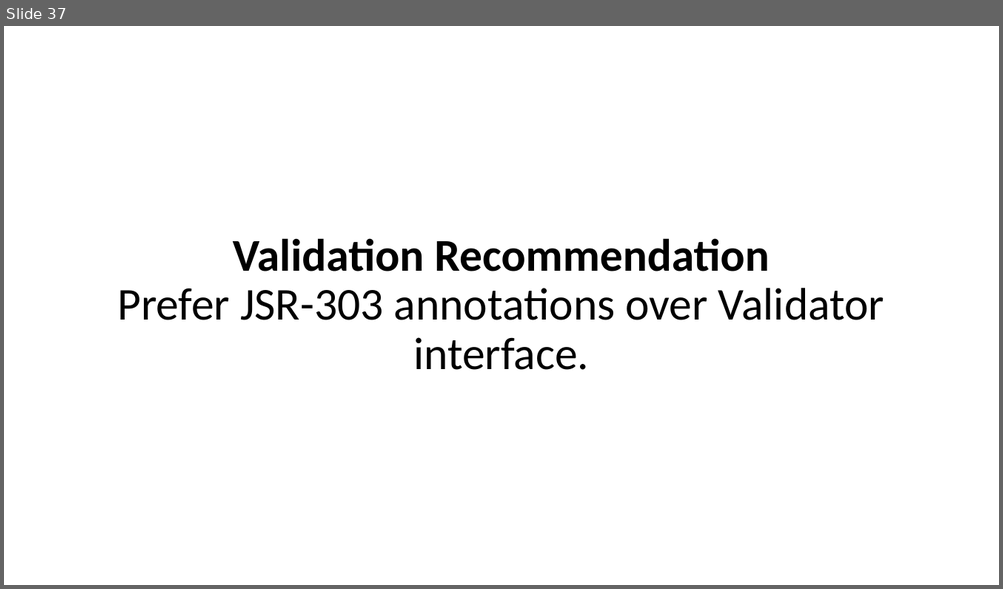
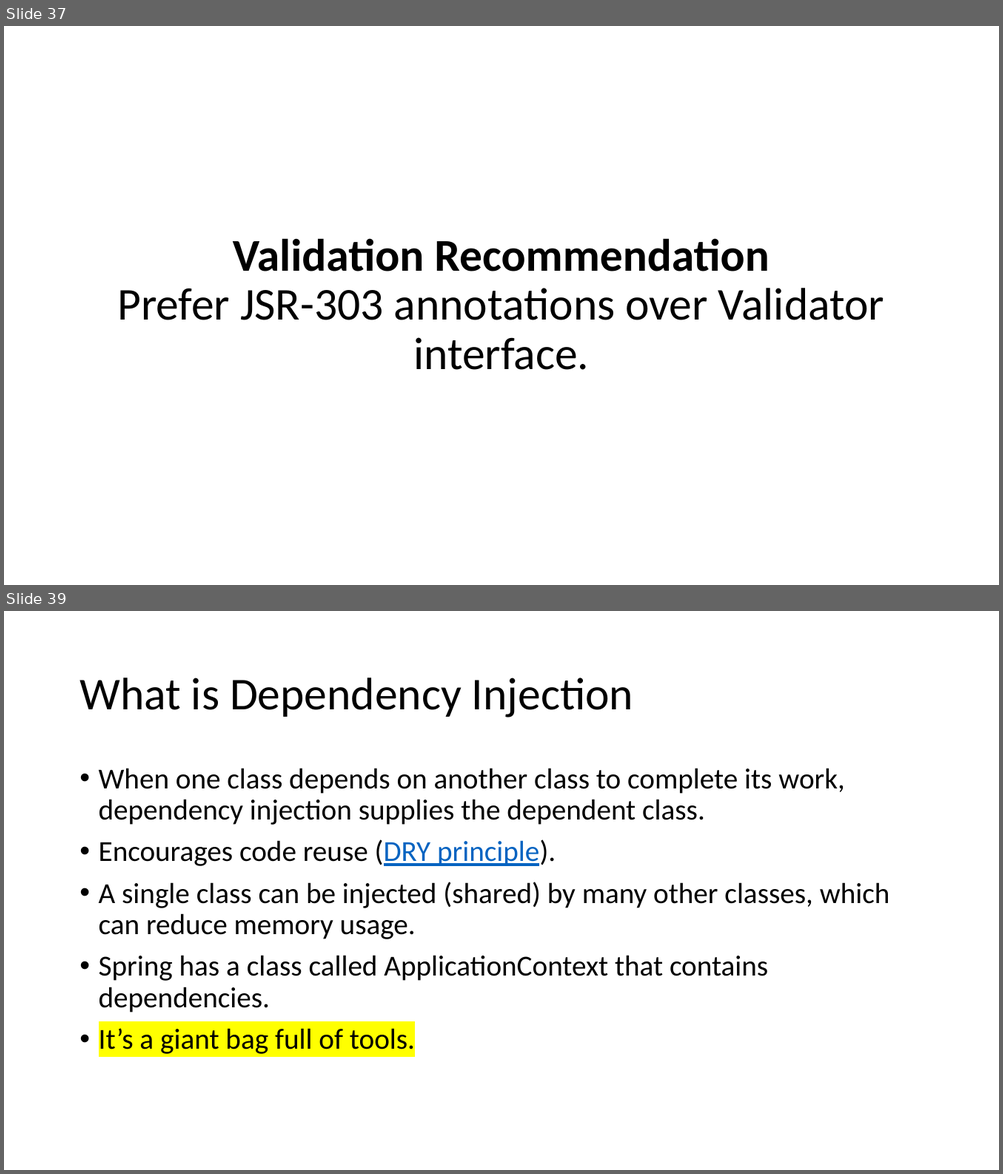
Before and after one commit to ryl/cybr406-2020, a slide deck: files/spring-boot-basics.pptx. Shown one above the other, each under a label of ours: slide 37 before the commit, slides 37 and 39 after it; the slides between them are not shown. The pictures are 1003x589 and 1003x1174 pixels, drawn with LibreOffice and Linux fonts; fonts in the diff are those of the drawing. Boxes give left, top, right and bottom in pixels: in the first picture for what was removed or moved away, otherwise in the second. Text is boxed around its words. In the diff, an @@ line names an element or a change of style, - is before the commit and + after.

```diff
--- a/files/spring-boot-basics.pptx
+++ b/files/spring-boot-basics.pptx
@@ slide 39 added at box(4, 611, 999, 1170), background #FFFFFF @@
@@ title added at box(79, 678, 633, 718), 44 pt, text #000000 @@
+What is Dependency Injection
@@ text added at box(99, 768, 890, 1054), 28 pt, text #000000 @@
+• When one class depends on another class to complete its work, dependency injection supplies the dependent class.
+• Encourages code reuse (DRY principle).
+• A single class can be injected (shared) by many other classes, which can reduce memory usage.
+• Spring has a class called ApplicationContext that contains dependencies.
+• It’s a giant bag full of tools.
```
Also in this commit, not shown: 7 other slides added, 1 other file.
